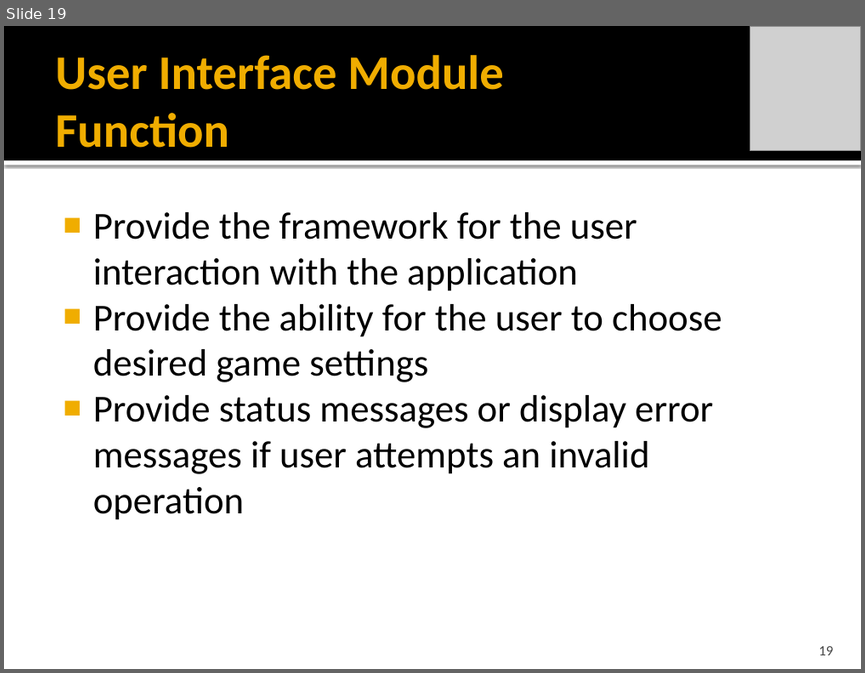
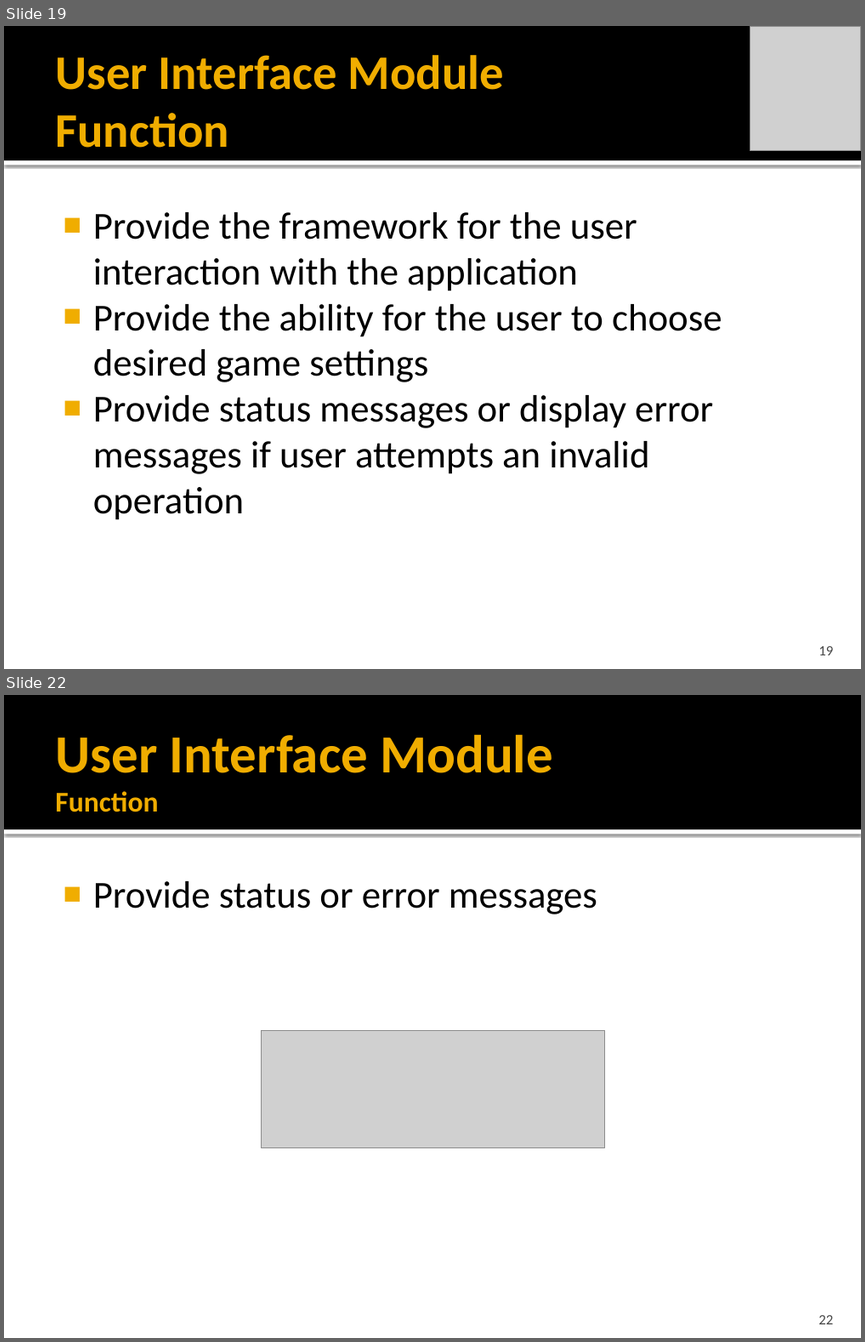
Before and after one commit to idxExtropy/duel-reality, a slide deck: Docs/DUEL REALITY .pptx. Shown one above the other, each under a label of ours: slide 19 before the commit, slides 19 and 22 after it; the slides between them are not shown. The pictures are 865x673 and 865x1342 pixels, drawn with LibreOffice and Linux fonts; fonts in the diff are those of the drawing; grey boxes stand for pictures. Boxes give left, top, right and bottom in pixels: in the first picture for what was removed or moved away, otherwise in the second. Text is boxed around its words. In the diff, an @@ line names an element or a change of style, - is before the commit and + after.

```diff
--- a/Docs/DUEL REALITY .pptx
+++ b/Docs/DUEL REALITY .pptx
@@ slide 22 added at <box>4,695,861,1338</box>, background #FFFFFF; not listed: 2 template elements that a slide beside it also shows @@
@@ title added at <box>55,734,553,812</box>, 45 pt, text #F0AD00, bold @@
+User Interface Module
+Function
@@ text added at <box>93,881,597,914</box>, 32 pt, text #000000 @@
+■ Provide status or error messages
@@ picture added at <box>261,1031,605,1147</box> @@
@@ page number added at <box>818,1315,833,1324</box>, 12 pt, text #454545 @@
+22
```
Also in this commit, not shown: 2 slides changed, 7 other slides added.
